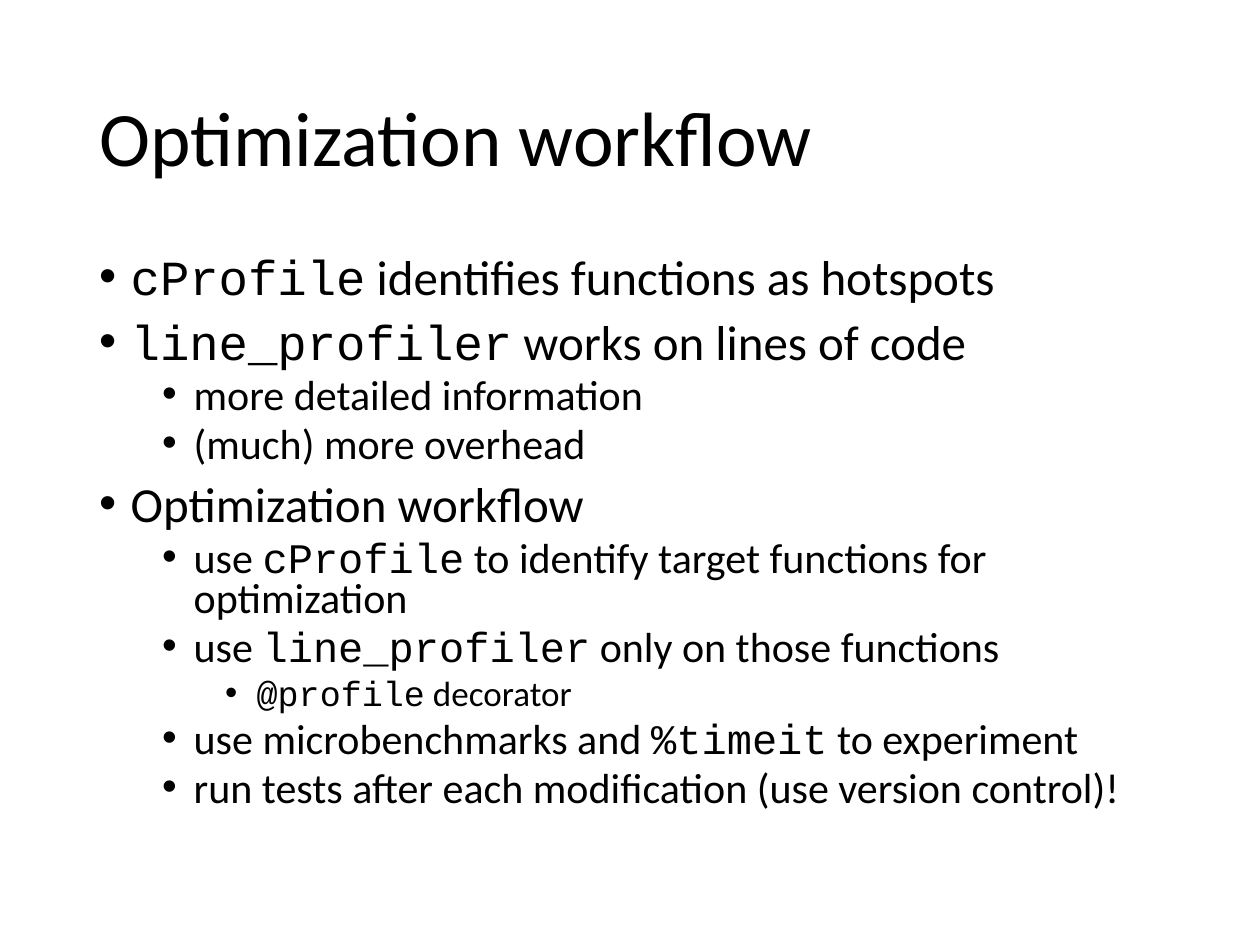
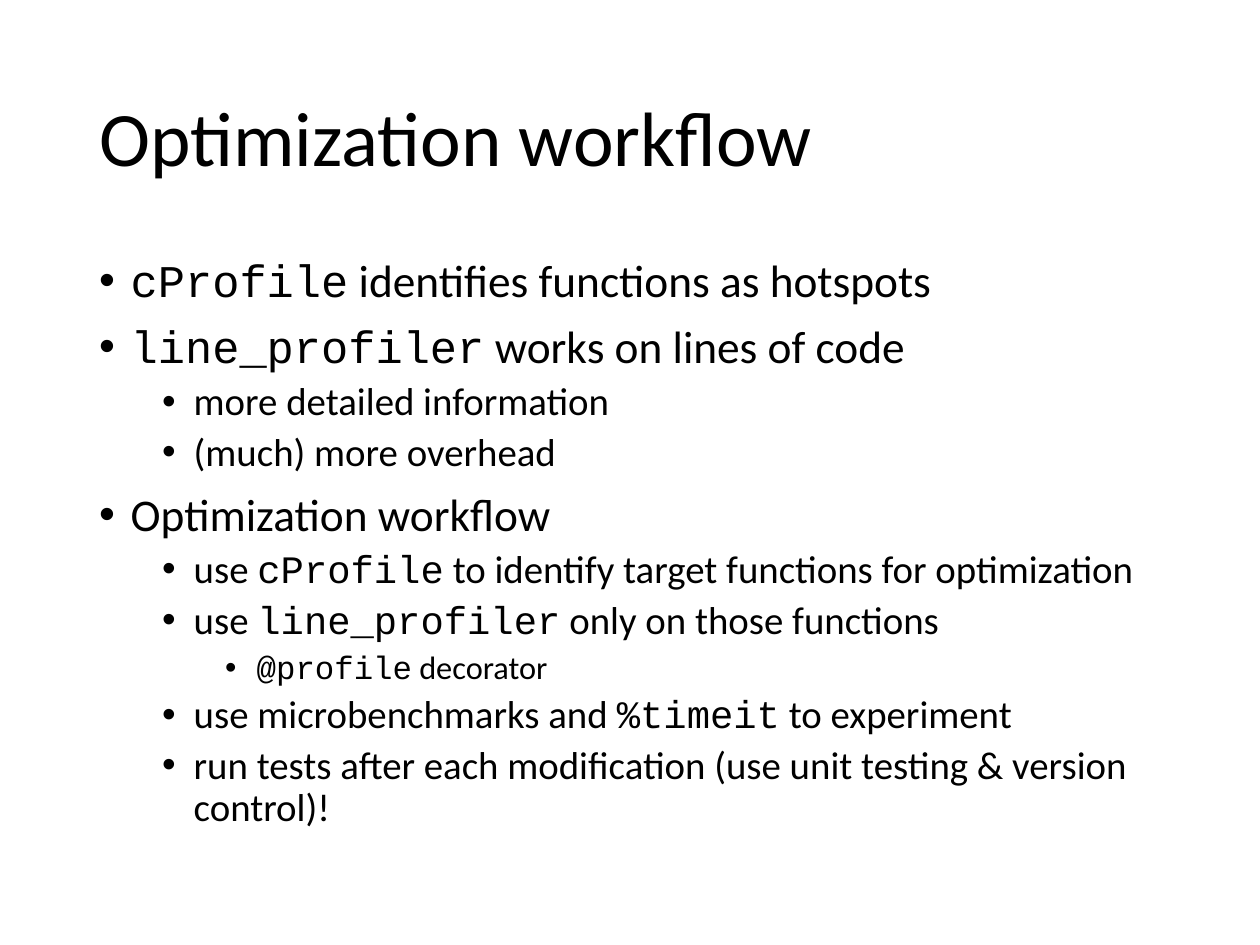
Before and after one commit to gjbex/training-material, a slide deck: slide 14 of Python/python_hpc.pptx. Drawn at 1260x945 pixels with LibreOffice and Linux fonts; fonts in the diff are those of the drawing. Boxes give left, top, right and bottom in pixels: in the first picture for what was removed or moved away, otherwise in the second. Text is boxed around its words. In the diff, an @@ line names an element or a change of style, - is before the commit and + after.

Commit message:
Fixed typos; small updates

```diff
--- a/Python/python_hpc.pptx
+++ b/Python/python_hpc.pptx
@@ text at (x1=131, y1=264, x2=1133, y2=735): size 28 to 25.9 pt in "cProfile identifies functions as hotspots", "line_profiler works on lines of code", "Optimization workflow"; size 24 to 22.2 pt in "more detailed information", "(much) more overhead", "use cProfile to identify target functions for ...", "use line_profiler only on those functions" and 1 more places; size 20 to 18.5 pt in "@profile decorator"; line spacing 0.8 to 0.9 @@
@@ text at (x1=194, y1=750, x2=1126, y2=826): text changed; size 24 to 22.2 pt @@
-  • run tests after each modification (use version control)!
+  • run tests after each modification (use unit testing & version control)!
```
Also in this commit, not shown: 11 other slides changed.
